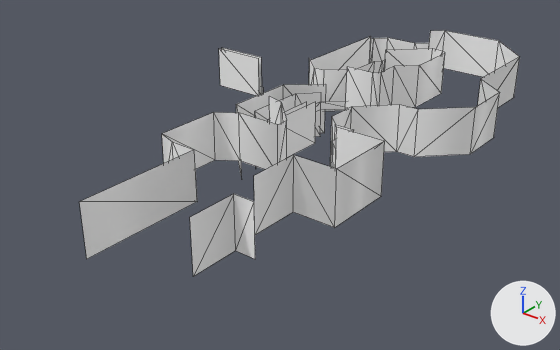
The glTF model Models/level-6-tree-wall.glb as it was, and as the next commit left it.
Rendered twice from a camera (50 mm lens) standing at (257.0, -368.4, 176.4) and looking at (20.6, -73.0, -6.7). Arrows for +X, +Y and +Z are at lower right; the lights stay in place. The first picture is the older version. Mesh edges are drawn as thin lines. Vertices at exactly the same position are counted once.

In view in the first picture: 'level-6-tree-wall'.
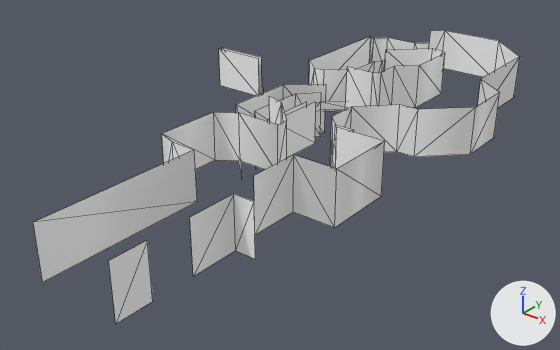
Commit message: working on level 6

Boxes [x1, y1, x2, y2] around the edits, measured in the pictures (560 x 350 px; the box of a moved part takes in the faces that stretch with it):
```json
{"object": "level-6-tree-wall", "change": "reshaped", "before": [79, 30, 519, 276], "after": [33, 30, 519, 324], "on screen": "10% wider, 19% taller"}
{"part": 1, "of": "me_level_6_tree_wall", "change": "moved or reshaped", "before": [79, 150, 197, 259], "after": [33, 150, 197, 282]}
{"part": 2, "of": "me_level_6_tree_wall", "change": "added", "after": [109, 240, 153, 324]}
```

Scene script edits in JSON lines:
```json
{"block": "me_level_6_tree_wall", "where": "# used by ob_level_6_tree_wall; location = (0.0, 0.0, 0.0)"}
{"block": "me_level_6_tree_wall", "where": "# verts and faces of me_level_6_tree_wall; kept vertices keep their numbers, new ones are numbered from 159"}
{"block": "me_level_6_tree_wall", "where": "# before: 138 (32.0, -210.0, 11.0) at pixel (86, 259), 139 (32.0, -210.0, 37.0) at pixel (79, 201)"}
{"op": "remove", "block": "me_level_6_tree_wall", "code": "me_level_6_tree_wall.from_pydata(...)  # 159 vertices, 124 faces; spans x -90.0..105.0, y -210.0..98.0, z -6.0..48.0"}
{"op": "add", "block": "me_level_6_tree_wall", "code": "me_level_6_tree_wall.from_pydata(...)  # 163 vertices, 126 faces; spans x -90.0..105.0, y -231.0..98.0, z -6.0..48.0"}
{"block": "me_level_6_tree_wall", "change": "me_level_6_tree_wall part 1"}
{"op": "add", "block": "me_level_6_tree_wall", "code": "verts[138] = (32.0, -231.0, 11.0)  # moved, pixel (42, 282)"}
{"op": "add", "block": "me_level_6_tree_wall", "code": "verts[139] = (32.0, -231.0, 37.0)  # moved, pixel (33, 222)"}
{"block": "me_level_6_tree_wall", "change": "me_level_6_tree_wall part 2"}
{"op": "add", "block": "me_level_6_tree_wall", "code": "verts[159] = (74.0, -214.0, 11.0)  # pixel (152, 301)"}
{"op": "add", "block": "me_level_6_tree_wall", "code": "verts[160] = (74.0, -214.0, 37.0)  # pixel (147, 240)"}
{"op": "add", "block": "me_level_6_tree_wall", "code": "verts[161] = (74.0, -231.0, 11.0)  # pixel (115, 324)"}
{"op": "add", "block": "me_level_6_tree_wall", "code": "verts[162] = (74.0, -231.0, 37.0)  # pixel (108, 260)"}
{"op": "add", "block": "me_level_6_tree_wall", "code": "faces += [(159, 161, 160), (160, 161, 162)]"}
```
